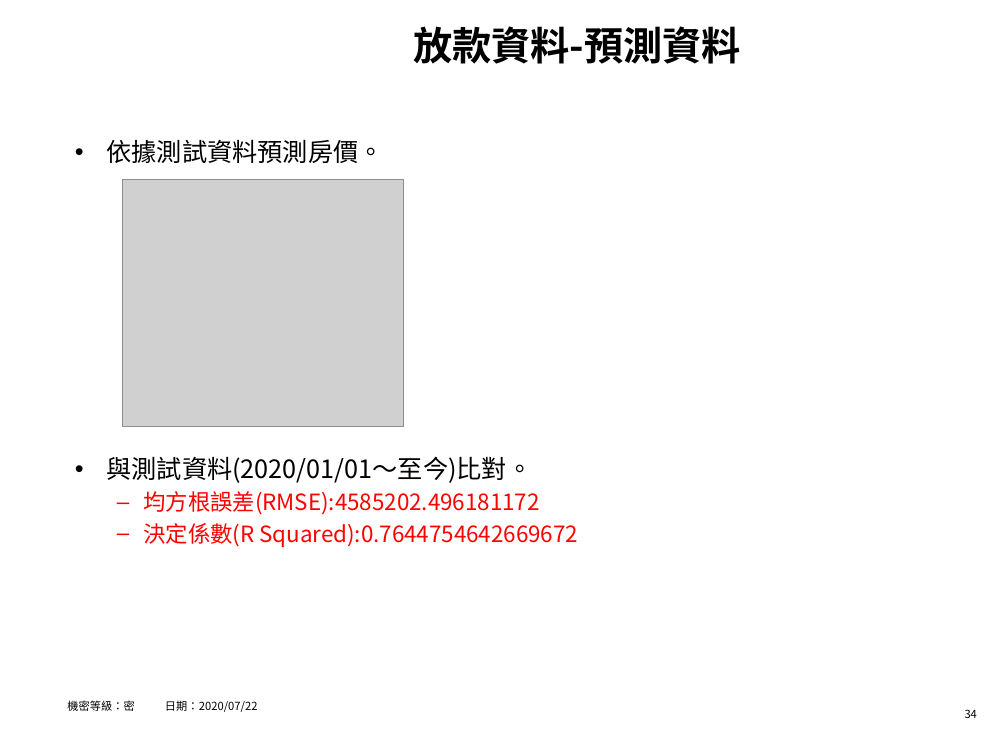
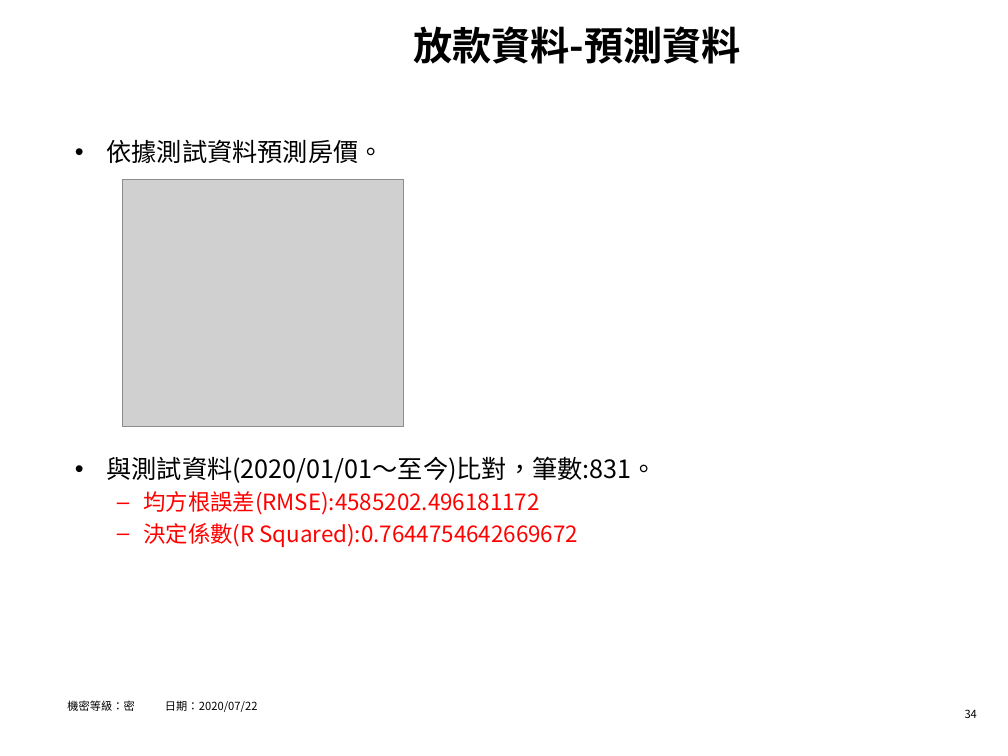
Before and after one commit to hrne/FINAL_REPORT, a slide deck: slide 34 of AI_Report/AI應用-不動產價格預測.pptx. Drawn at 1008x756 pixels with LibreOffice and Linux fonts; fonts in the diff are those of the drawing; grey boxes stand for pictures; background and template pictures are left out. Boxes give left, top, right and bottom in pixels: in the first picture for what was removed or moved away, otherwise in the second. Text is boxed around its words. In the diff, an @@ line names an element or a change of style, - is before the commit and + after.

```diff
--- a/AI_Report/AI應用-不動產價格預測.pptx
+++ b/AI_Report/AI應用-不動產價格預測.pptx
@@ text at [106, 456, 656, 483]: text changed @@
-• 與測試資料(2020/01/01～至今)比對。
+• 與測試資料(2020/01/01～至今)比對，筆數:831。
```
Also in this commit, not shown: 8 other slides changed.
